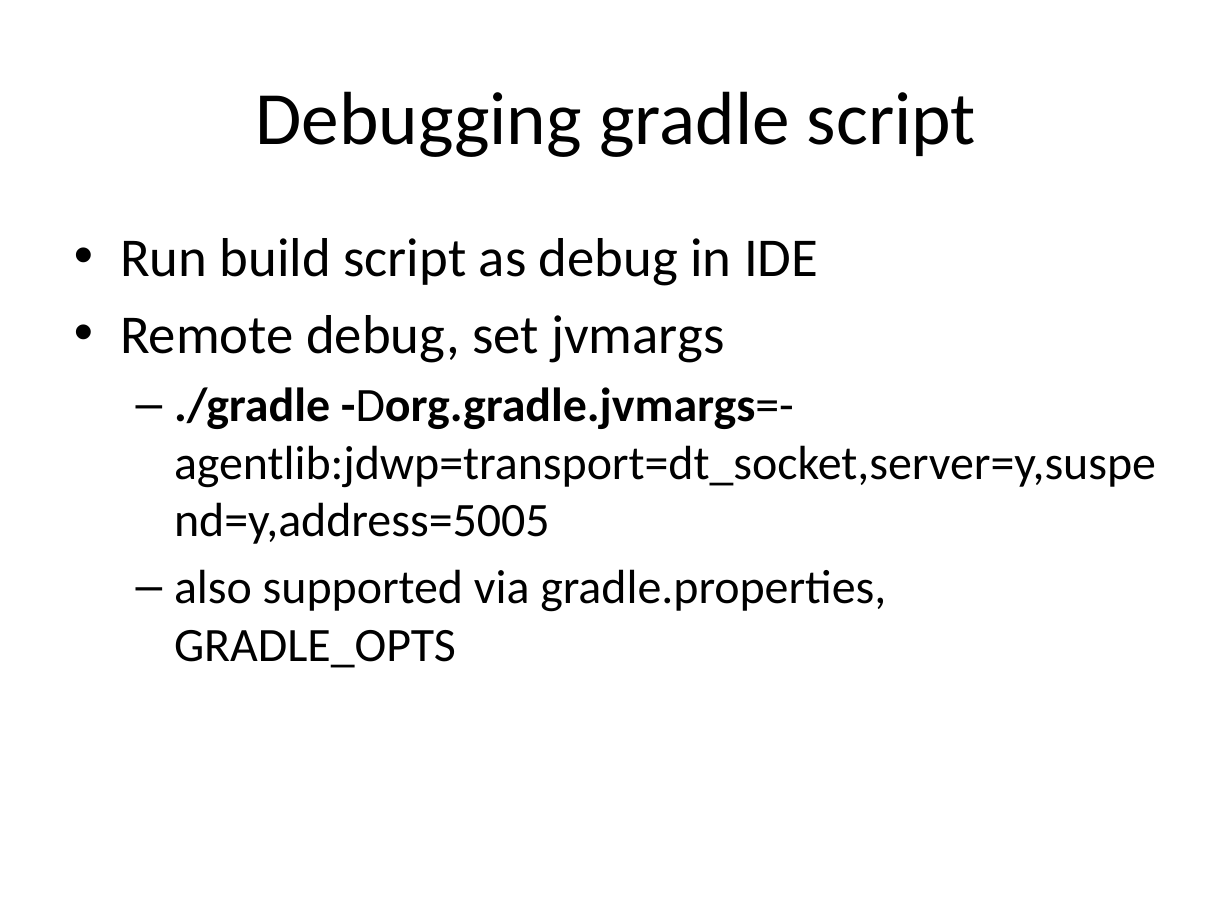
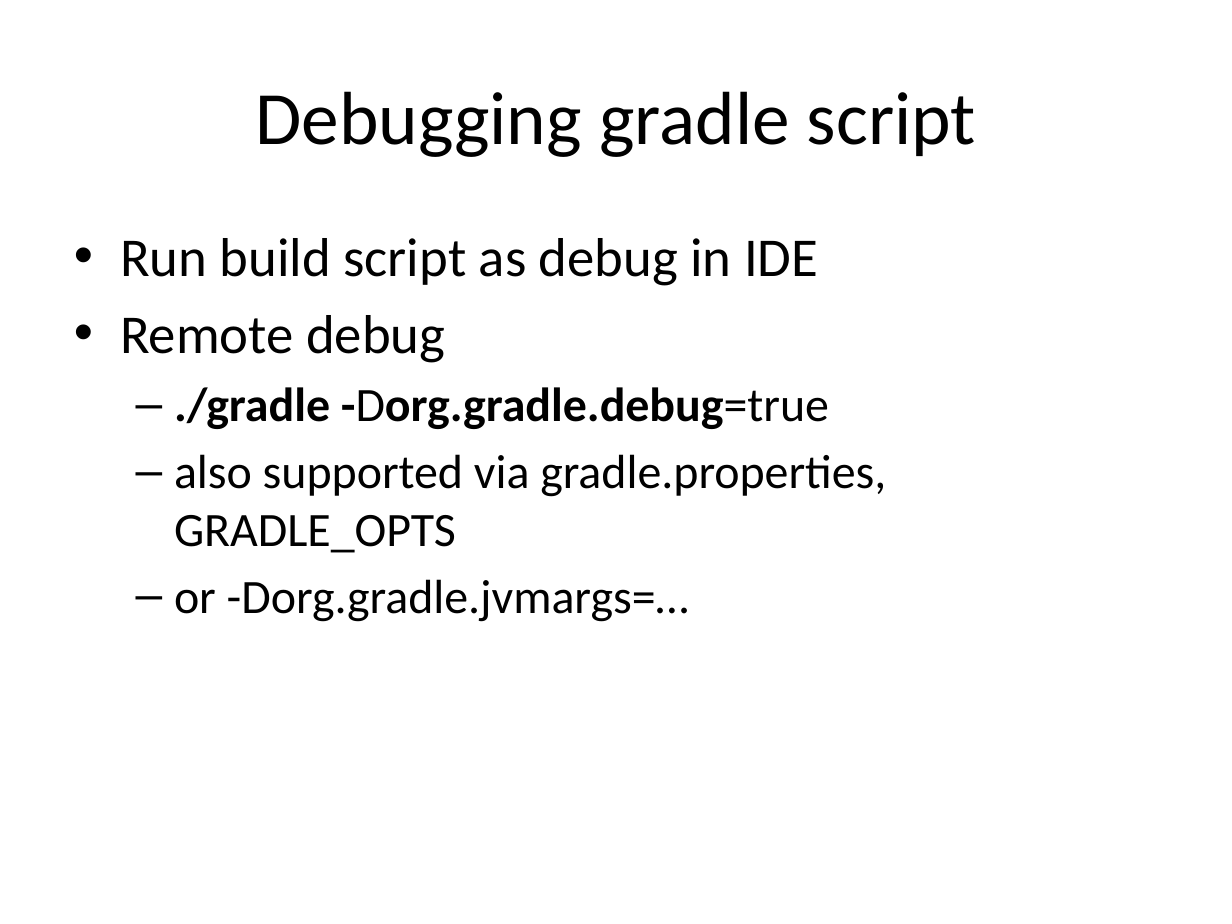
Before and after one commit to alaczynski/gradle-intoducion, a slide deck: slide 25 of Introduction to Gradle.pptx. Drawn at 1232x924 pixels with LibreOffice and Linux fonts; fonts in the diff are those of the drawing. Boxes give left, top, right and bottom in pixels: in the first picture for what was removed or moved away, otherwise in the second. Text is boxed around its words. In the diff, an @@ line names an element or a change of style, - is before the commit and + after.

```diff
--- a/Introduction to Gradle.pptx
+++ b/Introduction to Gradle.pptx
@@ text at <box>120,315,829,429</box>: text changed; bold on @@
-• Remote debug, set jvmargs
-  – ./gradle -Dorg.gradle.jvmargs=-agentlib:jdwp=transport=dt_socket,server=y,suspend=y,address=5005
+• Remote debug
+  – ./gradle -Dorg.gradle.debug=true
@@ text at <box>174,579,689,622</box>: paragraph added @@
+  – or -Dorg.gradle.jvmargs=…
```
Also in this commit, not shown: 2 other slides changed, 1 other file.
